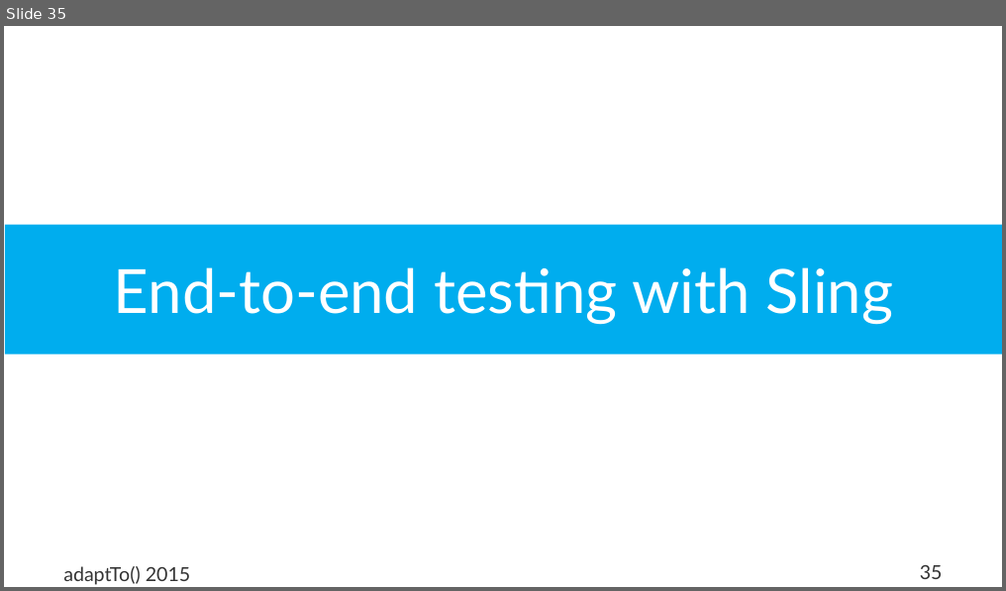
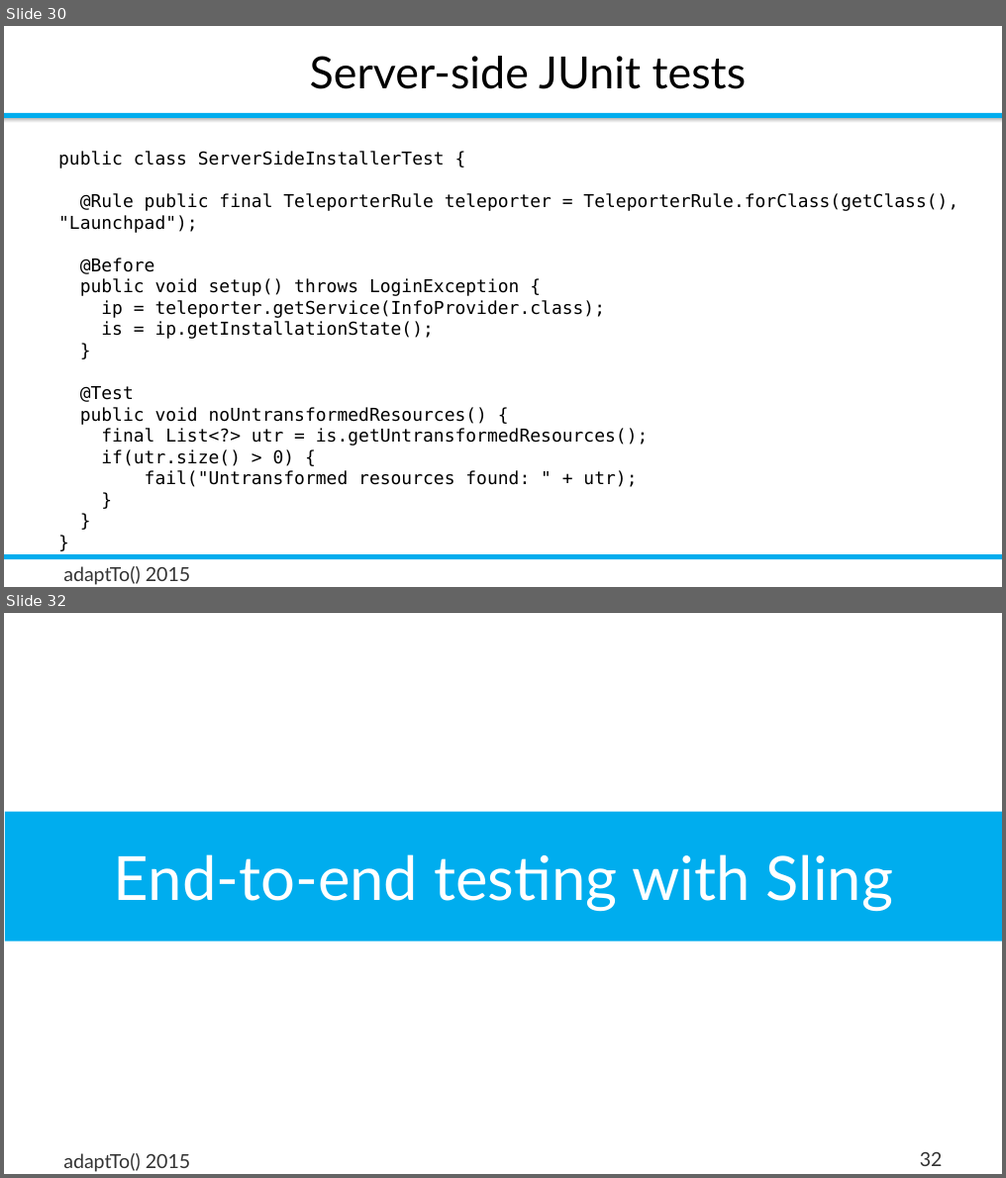
Before and after one commit to rombert/talks, a slide deck: adaptTo2015/How_Do_I_Test_My_Sling_Application-Robert_Munteanu_unedited.odp. Shown one above the other, each under a label of ours: slide 35 before the commit, slides 30 and 32 after it; the slides between them are not shown. The pictures are 1006x591 and 1006x1178 pixels, drawn with LibreOffice and Linux fonts; fonts in the diff are those of the drawing; background and template pictures are left out. Boxes give left, top, right and bottom in pixels: in the first picture for what was removed or moved away, otherwise in the second. Text is boxed around its words. In the diff, an @@ line names an element or a change of style, - is before the commit and + after.

Commit message:
adaptTo2015: checkpoint

```diff
--- a/adaptTo2015/How_Do_I_Test_My_Sling_Application-Robert_Munteanu_unedited.odp
+++ b/adaptTo2015/How_Do_I_Test_My_Sling_Application-Robert_Munteanu_unedited.odp
@@ slide 30 added at [4,26,1002,587], background #FFFFFF @@
@@ title added at [310,56,746,89], 32 pt, text #000000 @@
+Server-side JUnit tests
@@ rectangle added at [4,113,1002,118], fill #00ADEE @@
@@ rectangle added at [4,118,1002,123], fill gradient #B8B8B8 to #FFFFFF @@
@@ text added at [58,151,958,487], 12.8 pt, text #000000 @@
+public class ServerSideInstallerTest {
+@Rule public final TeleporterRule teleporter = TeleporterRule.forClass(getClass(), "Launchpad");
+@Before
+public void setup() throws LoginException {
+ip = teleporter.getService(InfoProvider.class);
+is = ip.getInstallationState();
+}
+@Test
+public void noUntransformedResources() {
+final List<?> utr = is.getUntransformedResources();
+if(utr.size() > 0) {
+fail("Untransformed resources found: " + utr);
+}
+}
+}
@@ rectangle added at [4,555,1002,560], fill #00ADEE @@
@@ text added at [63,567,191,585], 14 pt, text #333333 @@
+adaptTo() 2015
@@ what was slide 35 is now slide 32 @@
@@ page number at [920,1153,943,1166]: text changed @@
-35
+32
```
Also in this commit, not shown: 6 slides changed, 2 other slides added, 5 slides removed, 1 other file.
